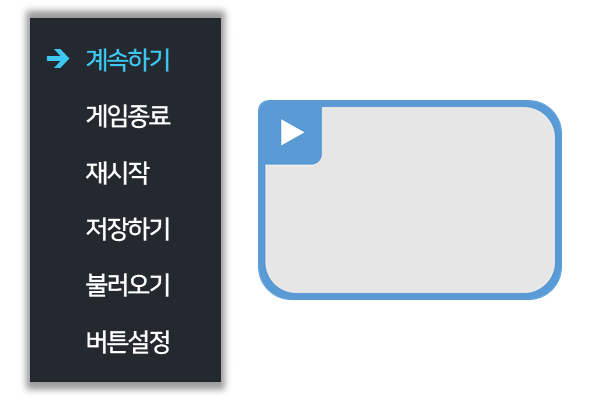
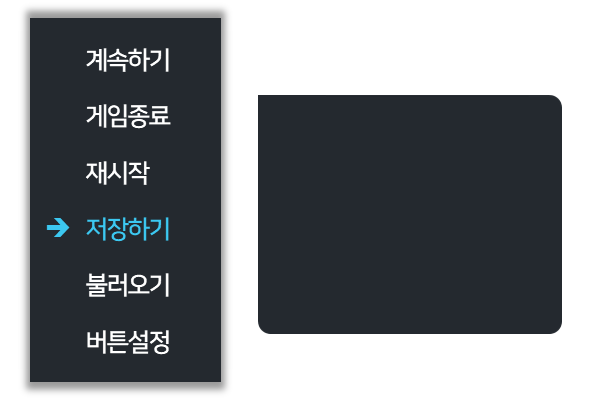
Layered file, before and after one edit (600x400). Changes by layer:
added layer "save" above "button" over box(46, 48, 562, 334)
renamed "레이어 #1" to "stop", hid it, painted on it over box(46, 48, 562, 334)
renamed "붙여 넣은 레이어" to "resume", hid it, painted on it over box(46, 48, 562, 334)
